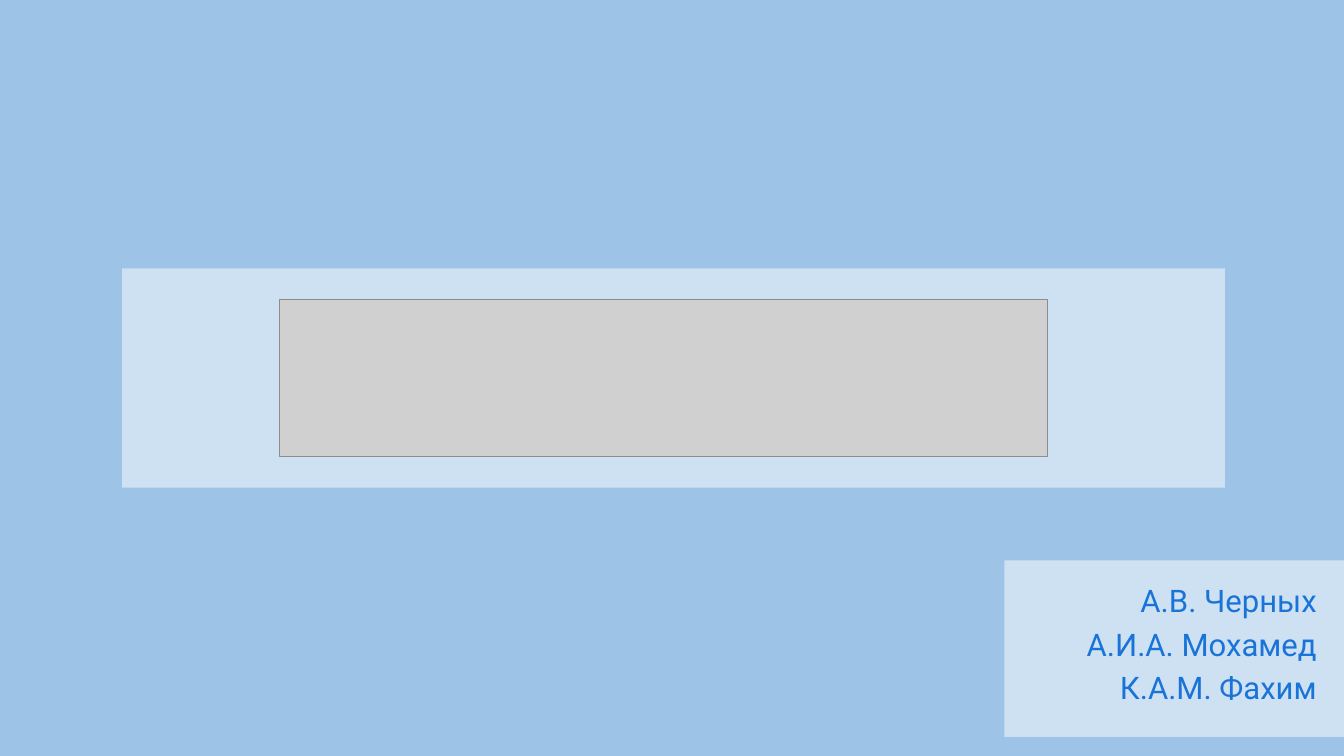
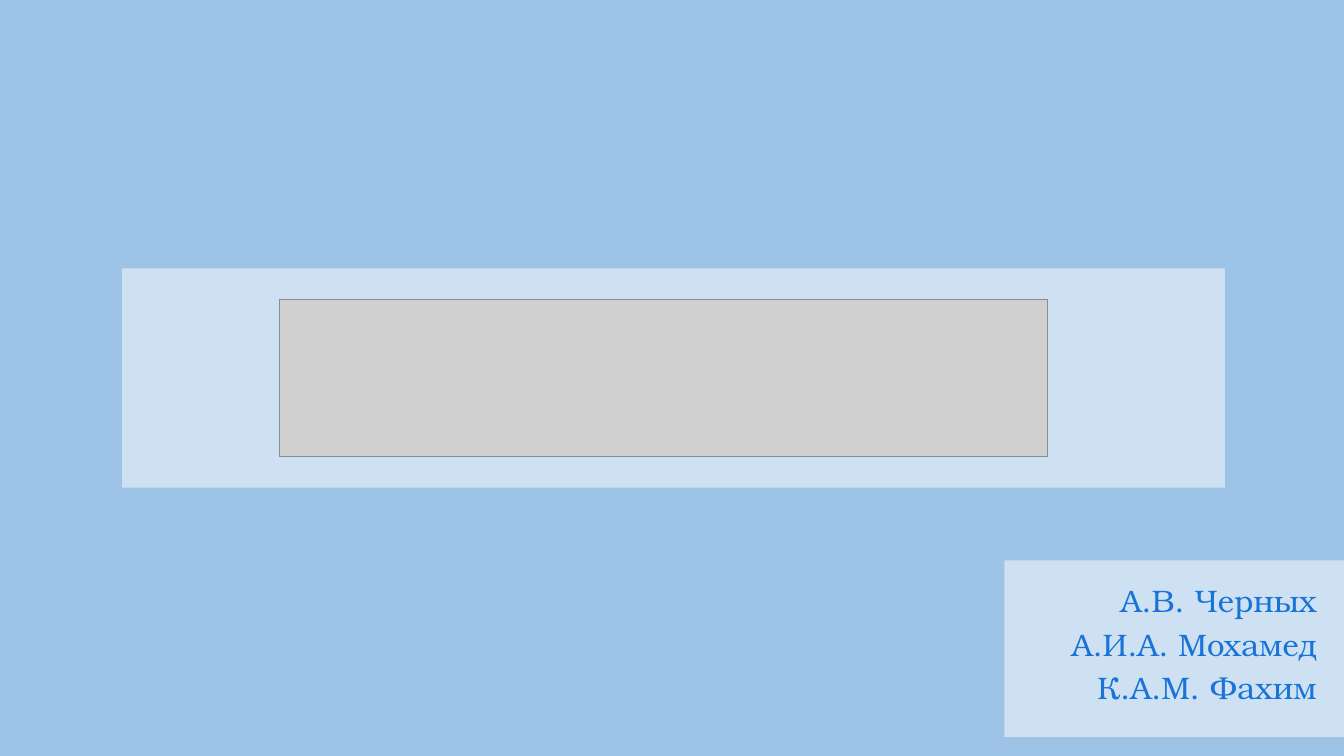
Before and after one commit to Fextice/HealHub, a slide deck: slide 1 of presentation/prez_healhub.pptx. Drawn at 1344x756 pixels with LibreOffice and Linux fonts; fonts in the diff are those of the drawing; grey boxes stand for pictures; background and template pictures are left out. Boxes give left, top, right and bottom in pixels: in the first picture for what was removed or moved away, otherwise in the second. Text is boxed around its words. In the diff, an @@ line names an element or a change of style, - is before the commit and + after.

```diff
--- a/presentation/prez_healhub.pptx
+++ b/presentation/prez_healhub.pptx
@@ subtitle "А.В. Черных" at (1072, 591, 1317, 700): font Roboto to TeX Gyre Bonum @@
```
Also in this commit, not shown: 8 other slides changed, 2 slides added, 1 other file.
